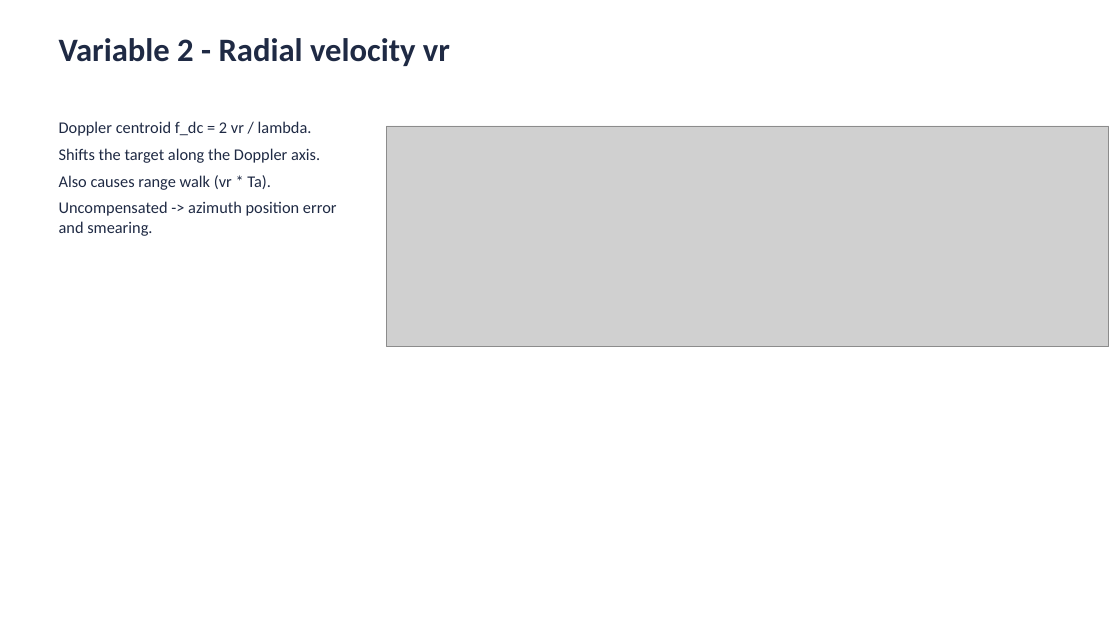
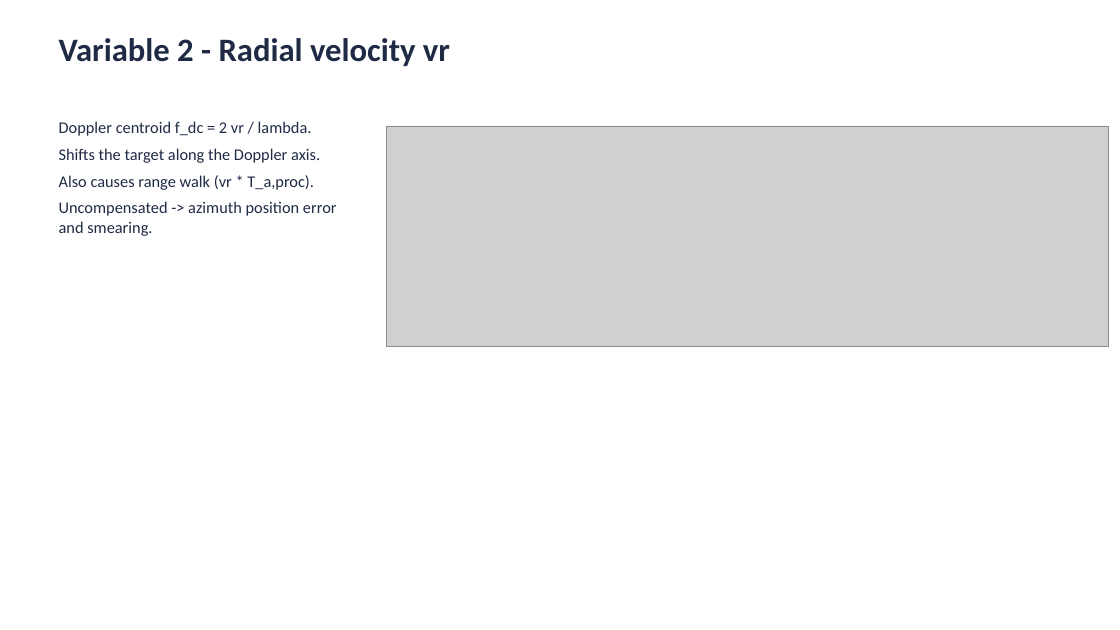
Before and after one commit to notmaineyy/range_doppler, a slide deck: slide 8 of task1_slides.pptx. Drawn at 1120x630 pixels with LibreOffice and Linux fonts; fonts in the diff are those of the drawing; grey boxes stand for pictures. Boxes give left, top, right and bottom in pixels: in the first picture for what was removed or moved away, otherwise in the second. Text is boxed around its words. In the diff, an @@ line names an element or a change of style, - is before the commit and + after.

```diff
--- a/task1_slides.pptx
+++ b/task1_slides.pptx
@@ text at [59,175,314,190]: text changed @@
-Also causes range walk (vr * Ta).
+Also causes range walk (vr * T_a,proc).
```
Also in this commit, not shown: 7 other slides changed, 1 slide added, 17 other files.
